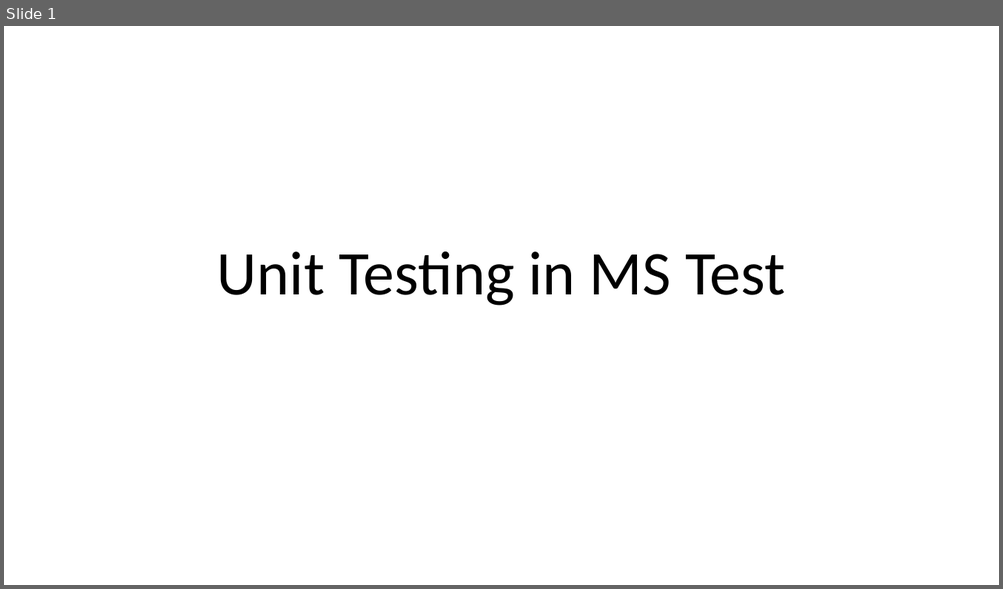
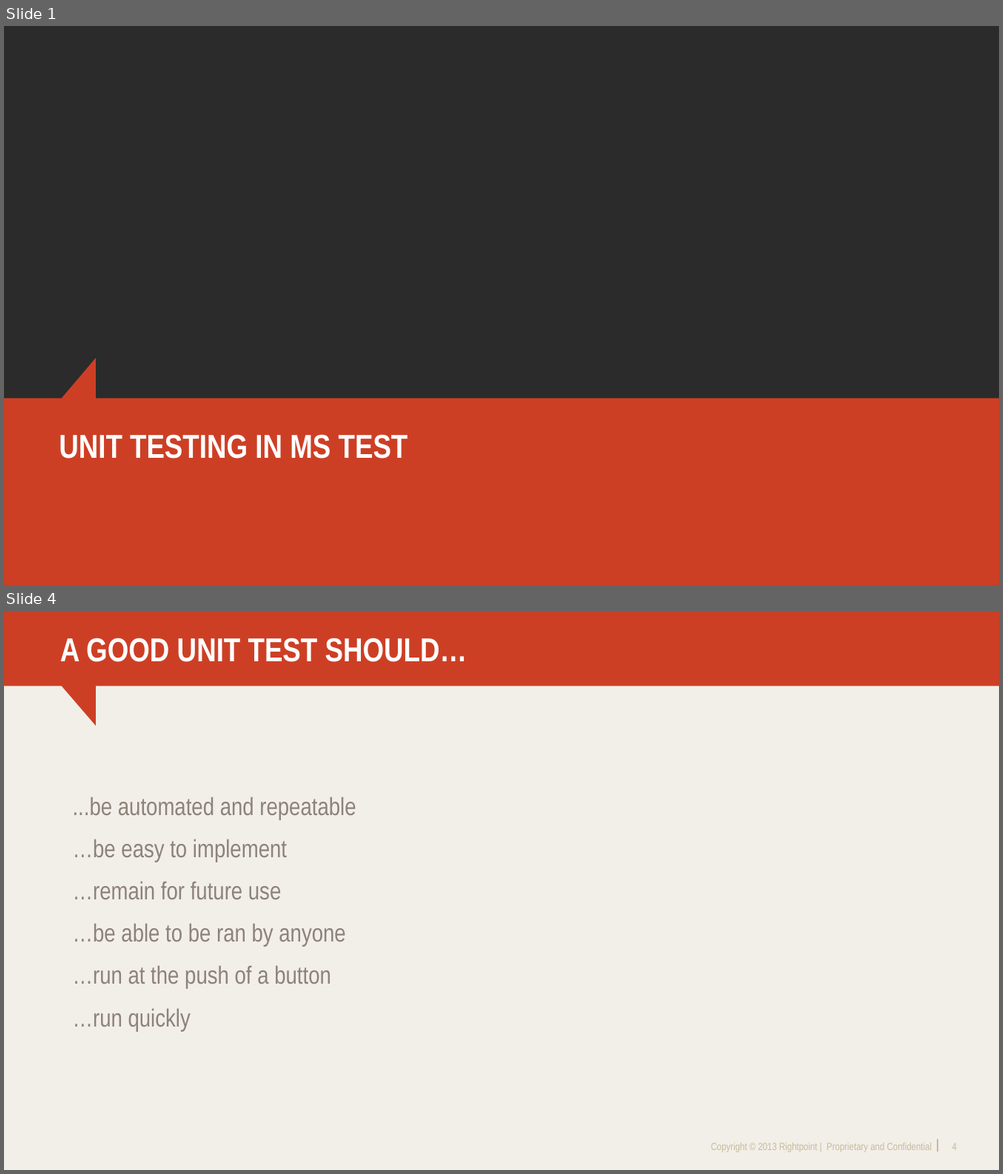
Before and after one commit to DrewNull/bff-unit-testing-in-mstest, a slide deck: BFF.UnitTestingInMSTest/BFF-UnitTestingInMSTest.pptx. Shown one above the other, each under a label of ours: slide 1 before the commit, slides 1 and 4 after it; the slides between them are not shown. The pictures are 1003x589 and 1003x1174 pixels, drawn with LibreOffice and Linux fonts; fonts in the diff are those of the drawing; background and template pictures are left out; a plain dark background stands for a picture behind light text. Boxes give left, top, right and bottom in pixels: in the first picture for what was removed or moved away, otherwise in the second. Text is boxed around its words. In the diff, an @@ line names an element or a change of style, - is before the commit and + after.

```diff
--- a/BFF.UnitTestingInMSTest/BFF-UnitTestingInMSTest.pptx
+++ b/BFF.UnitTestingInMSTest/BFF-UnitTestingInMSTest.pptx
@@ slide 4 added at <box>4,611,999,1170</box>, background #F2EFE8 @@
@@ freeform shape added at <box>4,611,999,726</box>, fill #CD3F25 @@
@@ title added at <box>60,638,467,662</box>, 32 pt, text #FFFFFF, bold @@
+A GOOD UNIT TEST SHOULD…
@@ text added at <box>73,797,356,1031</box>, 24 pt, text #8D827A @@
+...be automated and repeatable
+…be easy to implement
+…remain for future use
+…be able to be ran by anyone
+…run at the push of a button
+…run quickly
@@ text added at <box>711,1143,931,1153</box>, 10 pt, text #C7BA9C @@
+Copyright © 2013 Rightpoint | Proprietary and Confidential
@@ line added from (937, 1140) to (937, 1153), #C7BA9C 1 pt @@
@@ page number added at <box>952,1144,956,1149</box>, 10 pt, text #C7BA9C @@
+4
@@ slide 1 changed as well @@
@@ background #FFFFFF to picture (left out) @@
@@ freeform shape added at <box>4,358,999,585</box>, fill #CD3F25 @@
@@ title "UNIT TESTING IN MS TEST" at <box>59,434,408,459</box>: vertical alignment bottom to middle @@
@@ title at <box>59,434,408,459</box>: text changed; size 60 to 32 pt; font Calibri to Arial Narrow; text colour #000000 to #FFFFFF; bold on @@
-Unit Testing in MS Test
+UNIT TESTING IN MS TEST
```
Also in this commit, not shown: 10 other slides changed, 7 other slides added, 2 slides removed.
